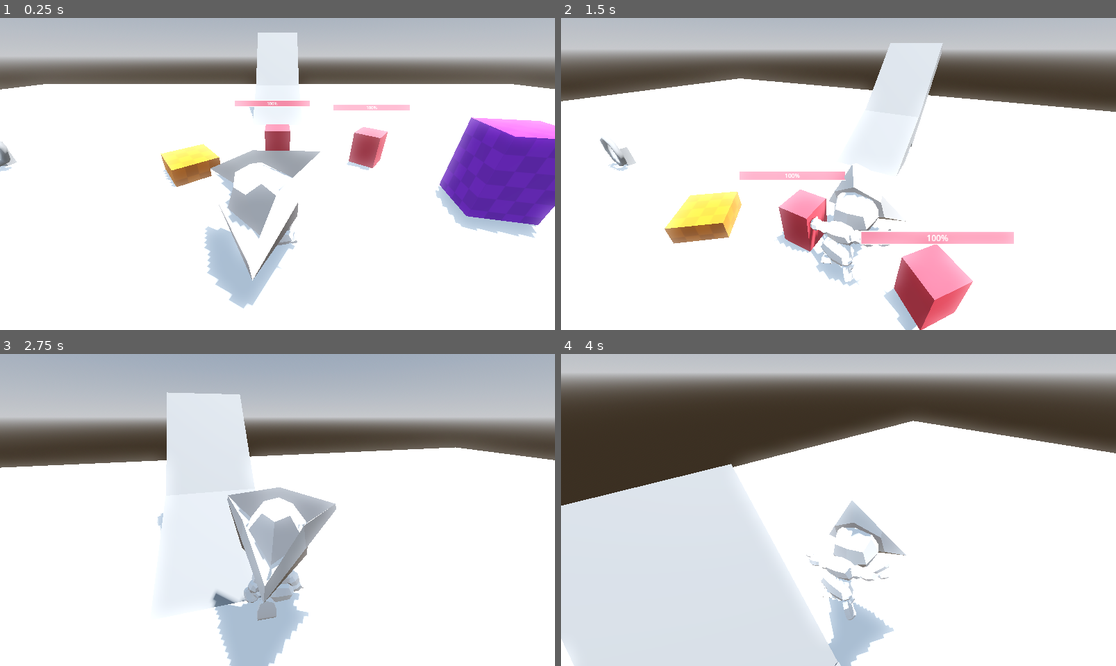
Above: before the commit, frames 1-4 (two rows, left to right).
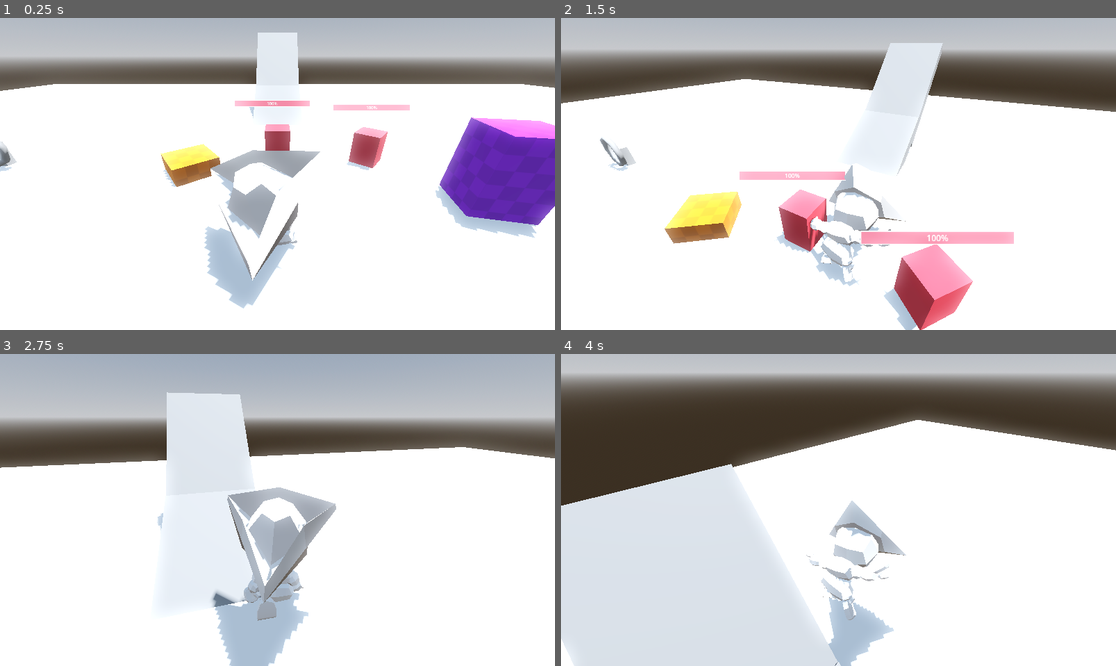
Above: after the commit, the same moments.

Repository: d4nmos/PirateGame
Game: Godot game, scene res://scenes/test.tscn
Same seed, same stepped clock (60 frames per second), same inputs: the game is played once before the commit and once after it.
Inputs (mouse positions are in pixels of both pictures, inside the frame that each line leads up to):
- Up to frame 1 (0.25 s): no input
- Up to frame 2 (1.5 s): move the mouse to (866, 174) at 0.52 s; hold W (forward) from 0.53 s (still down); tap E (interact) at 0.6 s; click (866, 174) at 0.67 s; tap Space (jump) at 0.77 s; move the mouse to (810, 174) at 1.27 s; tap Mouse wheel up (next_interact_object) at 1.35 s
- Up to frame 3 (2.75 s): keep holding W (forward); tap Space (jump) at 1.52 s; move the mouse to (288, 503) at 2.02 s; tap Mouse wheel down (prev_interact_object) at 2.1 s
- Up to frame 4 (4 s): keep holding W (forward); move the mouse to (832, 516) at 2.77 s; tap E (interact) at 2.85 s; click (832, 516) at 2.92 s; tap Space (jump) at 3.02, 3.77 s; move the mouse to (877, 513) at 3.52 s; tap Mouse wheel up (next_interact_object) at 3.6 s

The runs differ from the first frame. In frame 1, less than 0.1% of the frame differs, in the area x 0-100%, y 21-24%; in frame 2, 0.2%; in frame 3, less than 0.1%; in frame 4, 0.3%, in the area x 47-100%, y 21-32%.

Commit message:
Update WaterPlane.tscn

Diff:
--- a/scenes/WaterPlane.tscn
+++ b/scenes/WaterPlane.tscn
@@ -10,5 +10,6 @@
 [node name="WaterPlane" type="Node3D"]
 
 [node name="WaterPlane" type="MeshInstance3D" parent="."]
+transform = Transform3D(1, 0, 0, 0, 1, 0, 0, 0, 1, 0.021138, 0, 0)
 mesh = SubResource("QuadMesh_ldwmu")
 surface_material_override/0 = ExtResource("1_j727g")
